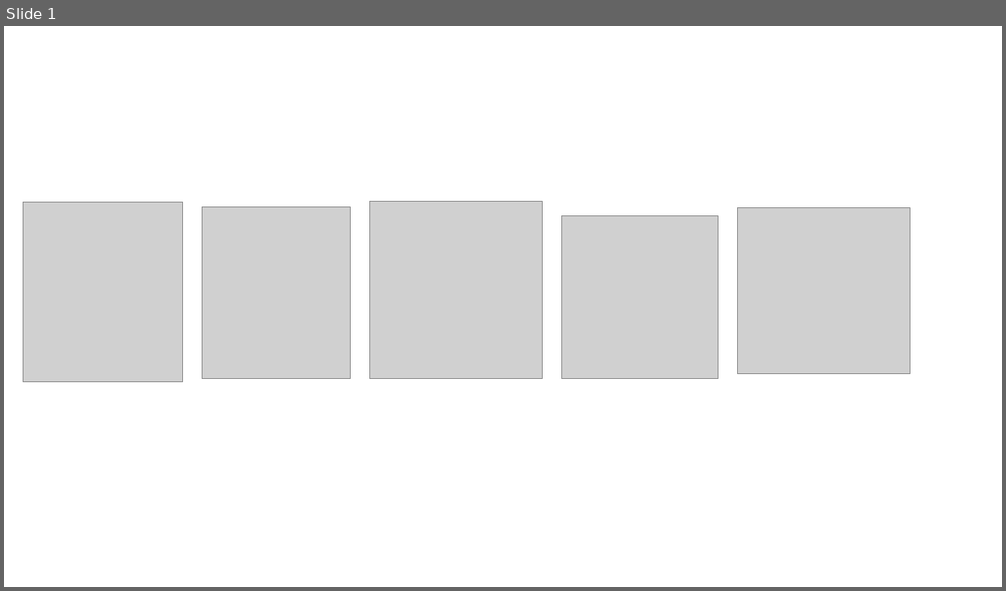
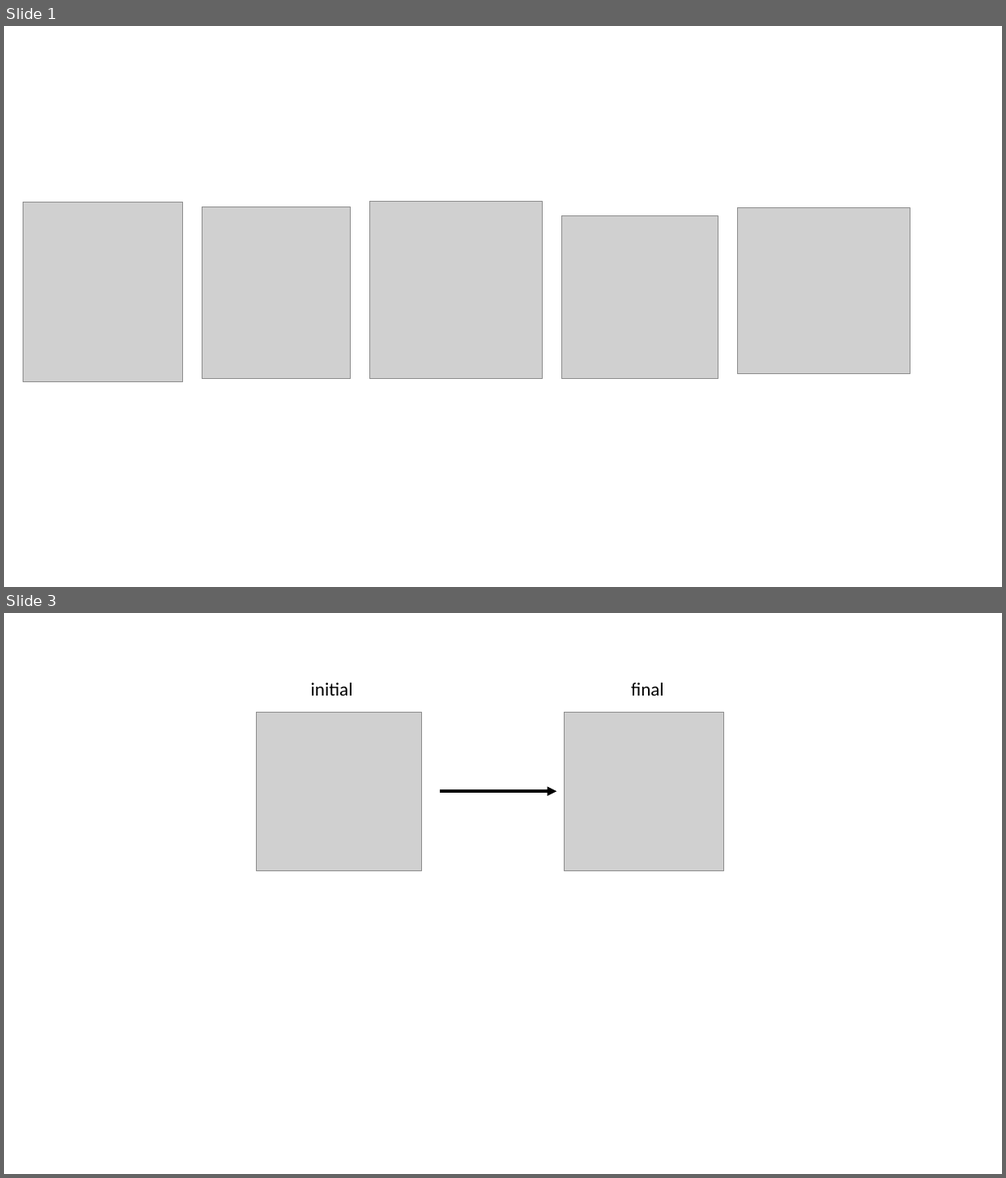
Before and after one commit to weria-pezeshkian/FreeDTS, a slide deck: data/Presentation8.pptx. Shown one above the other, each under a label of ours: slide 1 before the commit, slides 1 and 3 after it; the slides between them are not shown. The pictures are 1006x591 and 1006x1178 pixels, drawn with LibreOffice and Linux fonts; fonts in the diff are those of the drawing; grey boxes stand for pictures. Boxes give left, top, right and bottom in pixels: in the first picture for what was removed or moved away, otherwise in the second. Text is boxed around its words. In the diff, an @@ line names an element or a change of style, - is before the commit and + after.

```diff
--- a/data/Presentation8.pptx
+++ b/data/Presentation8.pptx
@@ slide 3 added at [4,613,1002,1174], background #FFFFFF @@
@@ text added at [311,683,353,696], 18 pt, text #000000 @@
+initial
@@ text added at [631,683,664,696], 18 pt, text #000000 @@
+final
@@ picture added at [256,712,421,871] @@
@@ picture added at [565,712,724,871] @@
@@ arrow added from (440, 791) to (556, 791), #000000 3 pt @@
```
Also in this commit, not shown: 1 other slide added, 10 other files.
